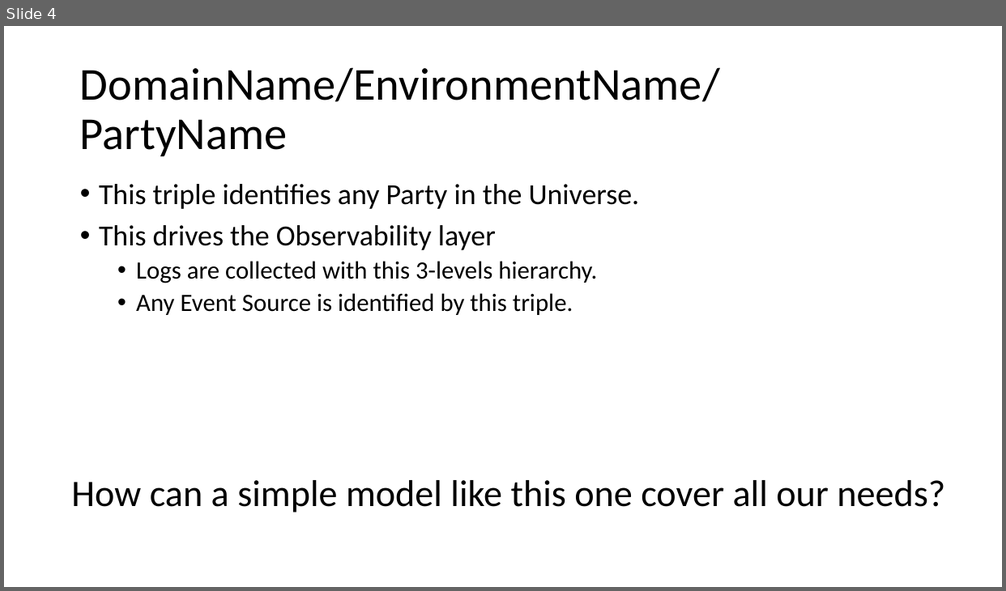
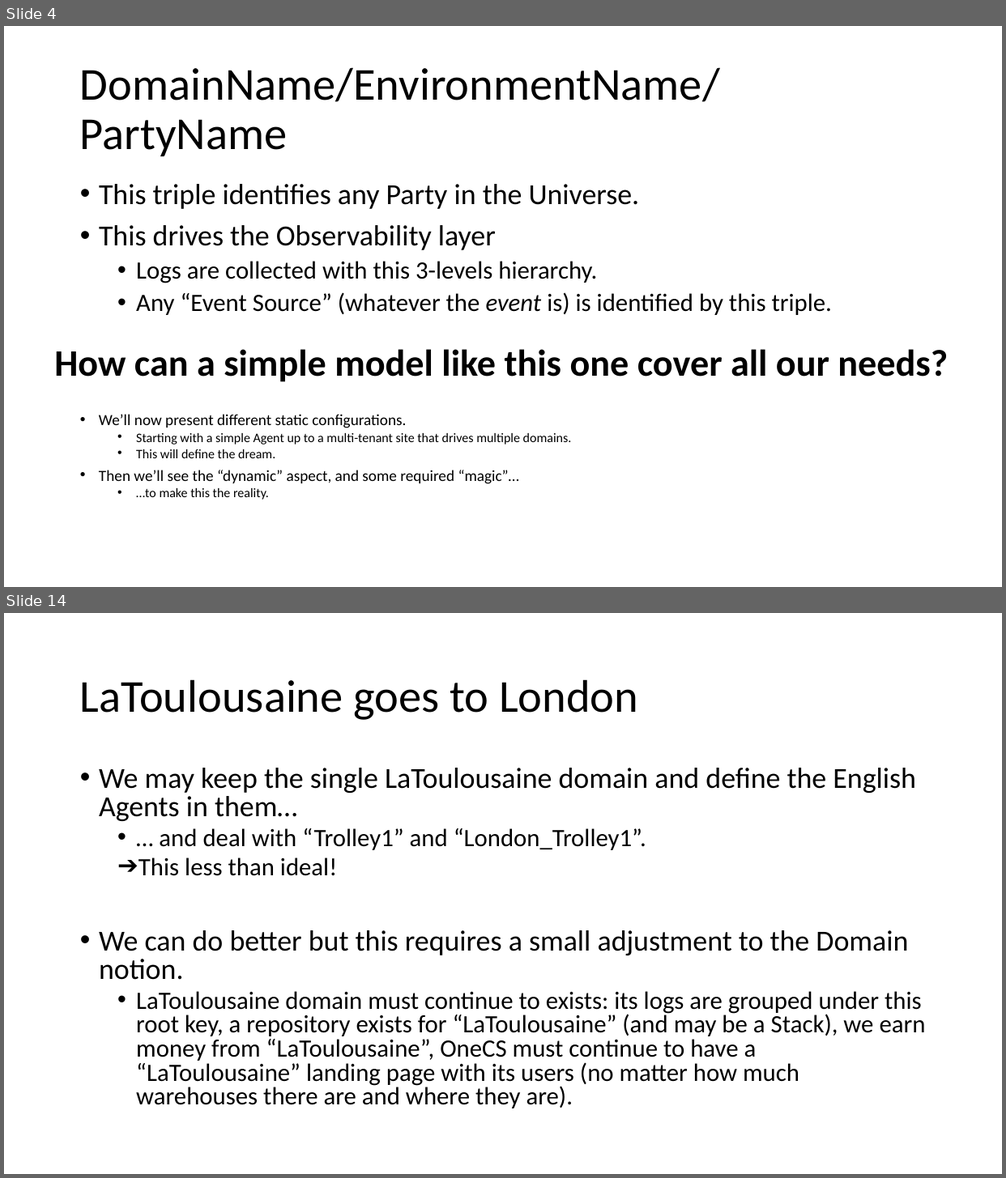
Before and after one commit to signature-opensource/CK-AppIdentity-Transport, a slide deck: Doc/CK-AppIdentity.pptx. Shown one above the other, each under a label of ours: slide 4 before the commit, slides 4 and 14 after it; the slides between them are not shown. The pictures are 1006x591 and 1006x1178 pixels, drawn with LibreOffice and Linux fonts; fonts in the diff are those of the drawing. Boxes give left, top, right and bottom in pixels: in the first picture for what was removed or moved away, otherwise in the second. Text is boxed around its words. In the diff, an @@ line names an element or a change of style, - is before the commit and + after.

Commit message:
Added start of Cris and PocoChannel.

```diff
--- a/Doc/CK-AppIdentity.pptx
+++ b/Doc/CK-AppIdentity.pptx
@@ slide 14 added at (4, 613, 1002, 1174), background #FFFFFF @@
@@ title added at (80, 679, 638, 720), 44 pt, text #000000 @@
+LaToulousaine goes to London
@@ text added at (99, 768, 926, 1109), 24 pt, text #000000 @@
+• We may keep the single LaToulousaine domain and define the English Agents in them…
+  • … and deal with “Trolley1” and “London_Trolley1”.
+  ➔ This less than ideal!
+• We can do better but this requires a small adjustment to the Domain notion.
+  • LaToulousaine domain must continue to exists: its logs are grouped under this root key, a repository exists for “LaToulousaine” (and may be a Stack), we earn money from “LaToulousaine”, OneCS must continue to have a “LaToulousaine” landing page with its users (no matter how much warehouses there are and where they are).
@@ slide 4 changed as well @@
@@ text at (136, 292, 832, 315): text changed @@
-  • Any Event Source is identified by this triple.
+  • Any “Event Source” (whatever the event is) is identified by this triple.
@@ text "How can a simple model ...": place and size @@
-text "How can a simple model ..." at (71, 480, 945, 513)
+text "How can a simple model ..." at (54, 349, 948, 382)
@@ text "How can a simple model ..." at (54, 349, 948, 382): bold on @@
@@ text added at (99, 414, 572, 500), 12.5 pt, text #000000 @@
+• We’ll now present different static configurations.
+  • Starting with a simple Agent up to a multi-tenant site that drives multiple domains.
+  • This will define the dream.
+• Then we’ll see the “dynamic” aspect, and some required “magic”…
+  • …to make this the reality.
```
Also in this commit, not shown: 2 other slides changed, 13 other slides added, 1 slide removed, 22 other files.
